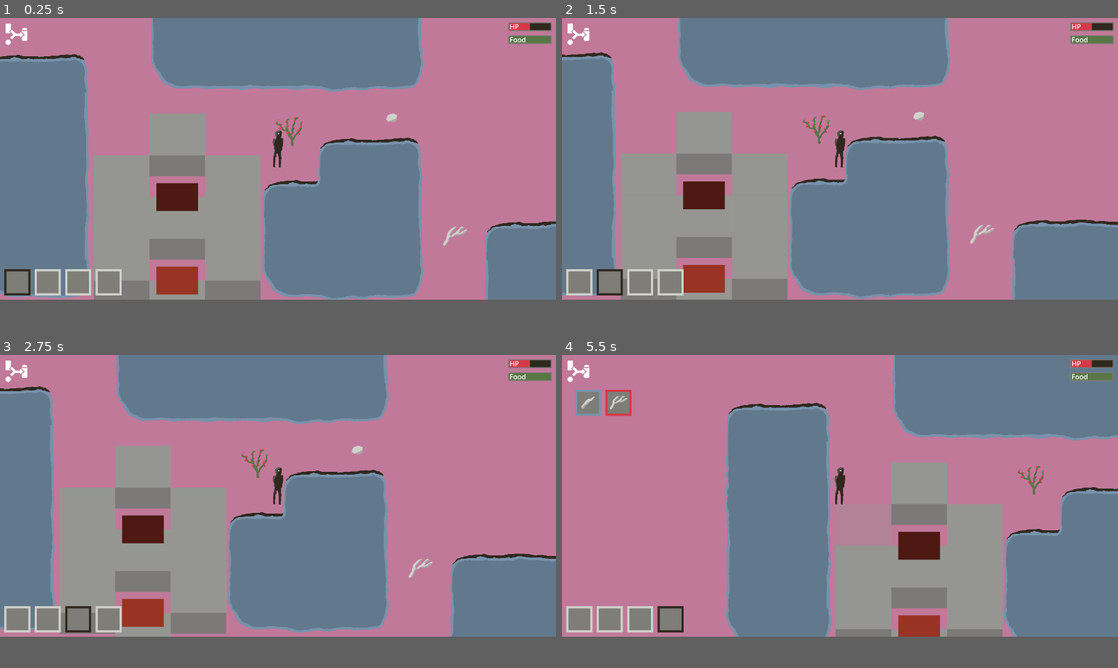
Above: before the commit, frames 1-4 (two rows, left to right).
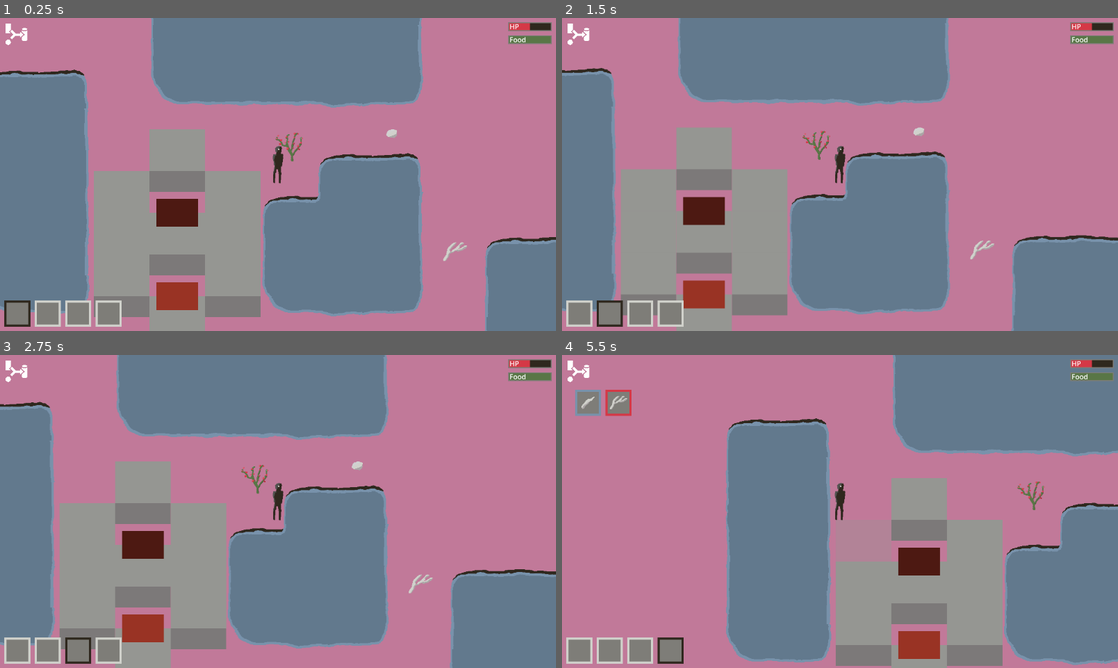
Above: after the commit, the same moments.

Repository: Zarkonnen/Moravec3
Game: Godot game, scene res://level1.tscn
Two runs of this game, one before a commit and one after it. Both use one fixed random seed, a clock stepped at 60 frames per second and the inputs below.
Inputs (mouse positions are in pixels of both pictures, inside the frame that each line leads up to):
- Up to frame 1 (0.25 s): no input
- Up to frame 2 (1.5 s): tap Enter at 0.5 s; move the mouse to (578, 280) at 0.52 s; hold Right (east) 0.53-1.28 s; hold E (use) 0.53-1.28 s; click (578, 280) at 0.67 s; tap Space at 1.25 s; move the mouse to (612, 280) at 1.27 s; hold Down (south) from 1.28 s (still down); tap E (use) at 1.35 s; click (612, 280) at 1.42 s
- Up to frame 3 (2.75 s): move the mouse to (77, 617) at 2.02 s; release Down (south) at 2.03 s; hold Right (east) from 2.03 s (still down); hold E (use) from 2.03 s (still down); click (77, 617) at 2.17 s
- Up to frame 4 (5.5 s): tap Enter at 2.75 s; move the mouse to (673, 617) at 2.77 s; release Right (east) at 2.78 s; release E (use) at 2.78 s; hold Up (north) 2.78-3.53 s; tap E (use) at 2.85, 4.35 s; click (673, 617) at 2.92 s; move the mouse to (578, 370) at 3.52 s; hold E (use) 3.53-4.28 s; hold A (west) 3.53-5.03 s; click (578, 370) at 3.67 s; move the mouse to (573, 389) at 4.27 s; click (573, 389) at 4.42 s; move the mouse to (867, 495) at 5.02 s; hold Down (south) from 5.03 s (still down); hold E (use) from 5.03 s (still down); click (867, 495) at 5.17 s
In our replay, the window is 800x405 before the commit and 800x450 after it. These sizes can differ from the game's own. Grey fills any space a smaller window leaves; there, only what the larger window draws over its background counts as a difference.

The runs differ from the first frame. In frame 1, 21% of the frame differs, in the area x 0-100%, y 0-100%; in frame 2, 21%; in frame 3, 21%; in frame 4, 20%.

Commit message:
Dejanked controls a bit.

Diff:
--- a/EnclosureDebug.gd
+++ b/EnclosureDebug.gd
@@ -1,14 +1,13 @@
 extends Node2D
 
 func _draw():
-	print("encdb")
+	#print("encdb")
 	#for y in range(-10, 10):
 	#	for x in range(-10, 10):
 	#		if %Walls.g(x, y):
 	#			draw_rect(Rect2(x * 128, y * 96, 128, 96), Color.GREEN)
 	for enc in %Walls.enclosures:
-		print(str(enc.number))
+		#print(str(enc.number))
 		var clr = Color(fmod(enc.number * 0.3, 1), fmod(enc.number * 0.1, 1), fmod(enc.number * 0.07, 1))
 		for t in enc.tiles:
 			draw_rect(Rect2(t[0] * 128 + 16, t[1] * 96 + 16, 128 - 32, 96 - 32), clr)
-	queue_redraw()
--- a/MapDisplay.gd
+++ b/MapDisplay.gd
@@ -22,6 +22,8 @@
 	var mp = get_viewport().get_mouse_position()
 	if get_tree().get_nodes_in_group("MoveOpaque").any(func(n): return n.get_rect().has_point(mp)):
 		return
+	if Input.is_mouse_button_pressed(2):
+		%DropItem.toDrop = null
 	mp = mp - Vector2(get_viewport().size) / 2 + %Player.position + %Camera.offset
 	var closest = null
 	var bestDist = 0
@@ -38,7 +40,7 @@
 		closest.highlight = %Player.interactionName(closest)
 		highlit = closest
 	if mouseClicked or mouseDown:
-		var doMove = not closest
+		var doMove = not closest and not %DropItem.toDrop
 		if mouseClicked:
 			if %DropItem.toDrop:
 				var irange = INTERACTION_RANGE_WALL if %DropItem.toDrop.wall else INTERACTION_RANGE
@@ -47,9 +49,11 @@
 					%Player.dropAt = mp
 					%DropItem.visible = false
 					mp -= distance.normalized() * (irange - 20)
+					print("move and drop")
 					doMove = true
 				else:
 					%DropItem.doDrop(mp)
+					print("drop")
 					doMove = false
 			elif closest:
 				var distance = closest.position - %Player.position
@@ -60,7 +64,6 @@
 				else:
 					%Player.interact(closest)
 					doMove = false
-
 		if doMove and tileAt(mp):
 			%Player.setNavTarget(mp, closest)
 		if doMove:
--- a/project.godot
+++ b/project.godot
@@ -18,6 +18,7 @@
 [display]
 
 window/size/viewport_width=1280
+window/size/viewport_height=720
 
 [gui]
 
